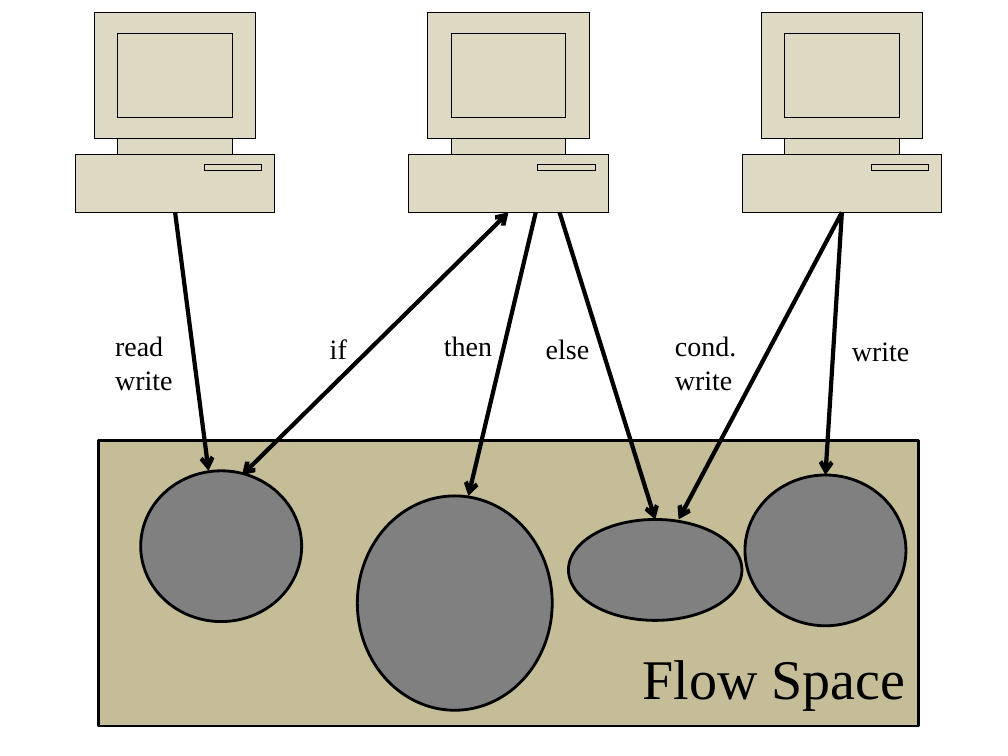
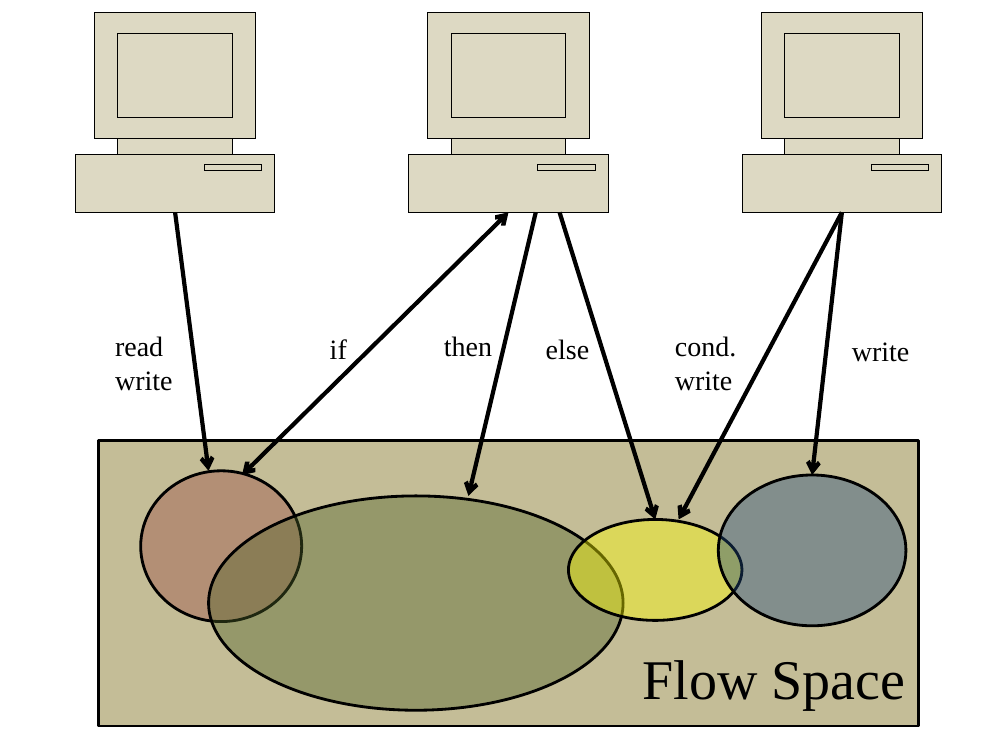
Before and after one commit to pkouznet/stn-of, a slide deck: slide 1 of pic.pptx. Drawn at 1008x756 pixels with LibreOffice and Linux fonts; fonts in the diff are those of the drawing. Boxes give left, top, right and bottom in pixels: in the first picture for what was removed or moved away, otherwise in the second. Text is boxed around its words. In the diff, an @@ line names an element or a change of style, - is before the commit and + after.

```diff
--- a/pic.pptx
+++ b/pic.pptx
@@ arrow moved from (842, 213) - (826, 475) to (842, 213) - (812, 475) @@
@@ ellipse at (x1=141, y1=471, x2=302, y2=622): fill #808080 to #953735 at 34% opacity @@
@@ ellipse resized from (x1=745, y1=475, x2=906, y2=626) to (x1=719, y1=475, x2=906, y2=626) @@
@@ ellipse at (x1=719, y1=475, x2=906, y2=626): fill #808080 to #1F497D at 40% opacity @@
@@ ellipse resized from (x1=357, y1=496, x2=551, y2=711) to (x1=209, y1=496, x2=623, y2=711) @@
@@ ellipse at (x1=209, y1=496, x2=623, y2=711): fill #808080 to #4F6228 at 40% opacity @@
@@ ellipse at (x1=569, y1=519, x2=742, y2=620): fill #808080 to #FFFF00 at 40% opacity @@
```
Also in this commit, not shown: 2 other files.
